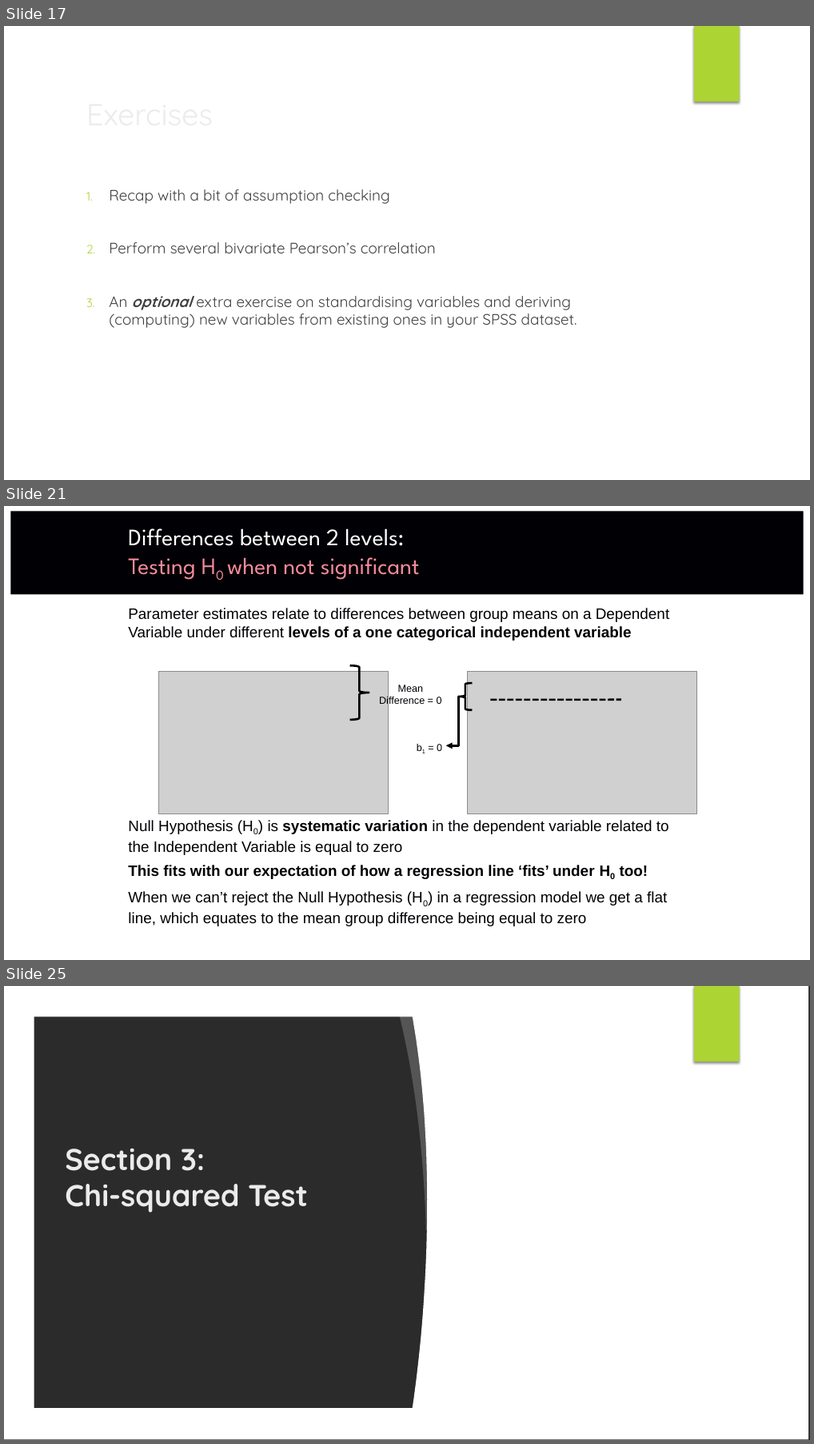
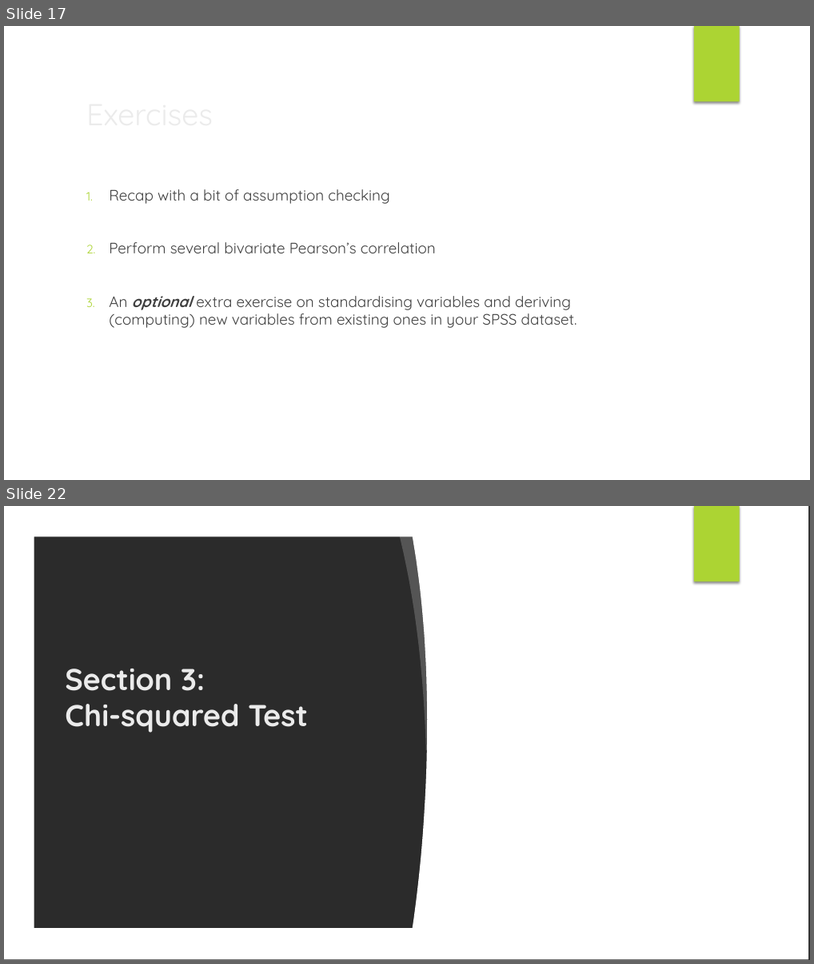
Before and after one commit to Liam-JB-Hill/CAP_pathway_Intro_to_Stats, a slide deck: docs/slides/Session3_master.pptx. Shown one above the other, each under a label of ours: slides 17, 21 and 25 before the commit, slides 17 and 22 after it; the slides between them are not shown. The pictures are 814x1444 and 814x964 pixels, drawn with LibreOffice and Linux fonts; fonts in the diff are those of the drawing; grey boxes stand for pictures; background and template pictures are left out; a plain dark background stands for a picture behind light text. Boxes give left, top, right and bottom in pixels: in the first picture for what was removed or moved away, otherwise in the second. Text is boxed around its words. In the diff, an @@ line names an element or a change of style, - is before the commit and + after.

```diff
--- a/docs/slides/Session3_master.pptx
+++ b/docs/slides/Session3_master.pptx
@@ slide 21 removed at box(4, 506, 810, 960), background #FFFFFF @@
@@ rectangle removed at box(10, 511, 804, 594) @@
@@ title removed at box(128, 528, 420, 580) @@
-Differences between 2 levels:
-Testing H0 when not significant
@@ line removed from (22, 612) to (790, 612) @@
@@ text removed at box(128, 608, 670, 926) @@
-Parameter estimates relate to differences between group means on a Dependent Variable under different levels of a one categorical independent variable
-Null Hypothesis (H0) is systematic variation in the dependent variable related to the Independent Variable is equal to zero
-This fits with our expectation of how a regression line ‘fits’ under H0 too!
-When we can’t reject the Null Hypothesis (H0) in a regression model we get a flat line, which equates to the mean group difference being equal to zero
@@ picture removed at box(159, 671, 388, 814) @@
@@ right brace removed at box(350, 666, 369, 720) @@
@@ picture removed at box(468, 671, 698, 814) @@
@@ text removed at box(379, 684, 442, 707) @@
-Mean Difference = 0
@@ group removed at box(437, 683, 622, 751): 1 text, 1 line, 1 elbow arrow, 1 left brace @@
-b1 = 0
@@ what was slide 25 is now slide 22 @@
```
Also in this commit, not shown: 2 slides changed, 2 slides added, 4 other slides removed, 15 other files.
